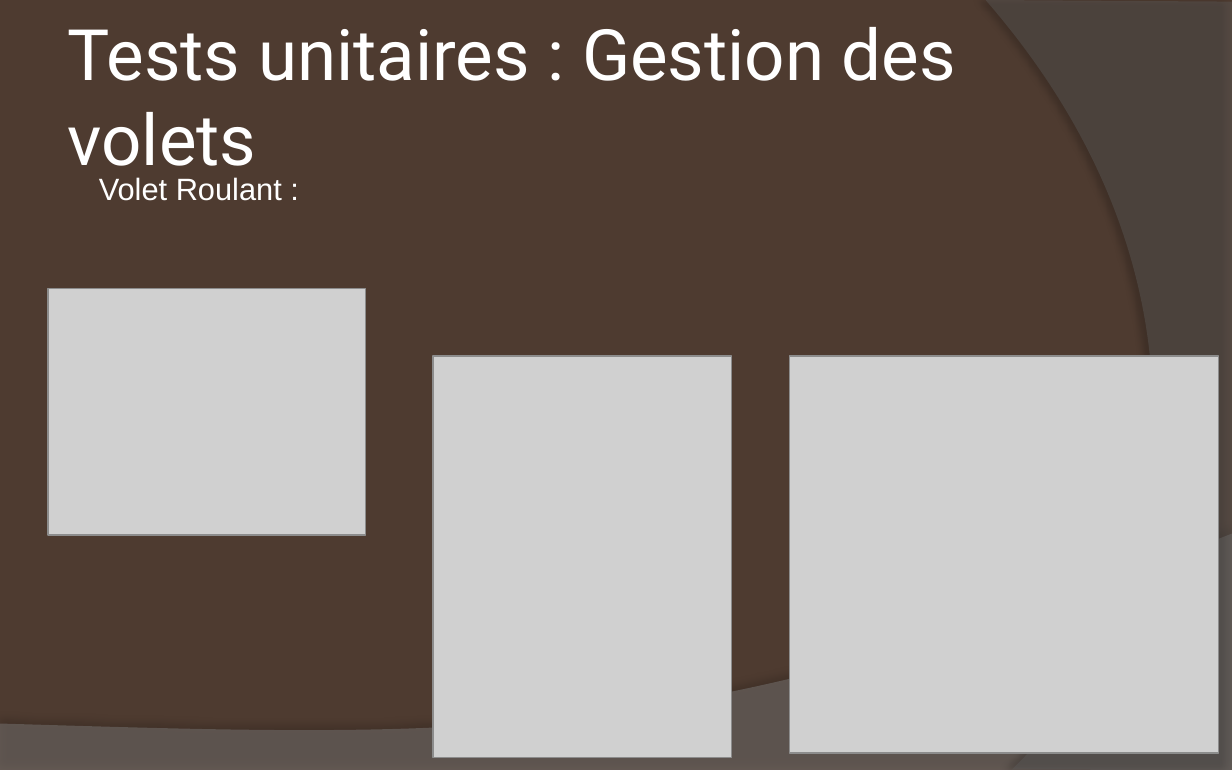
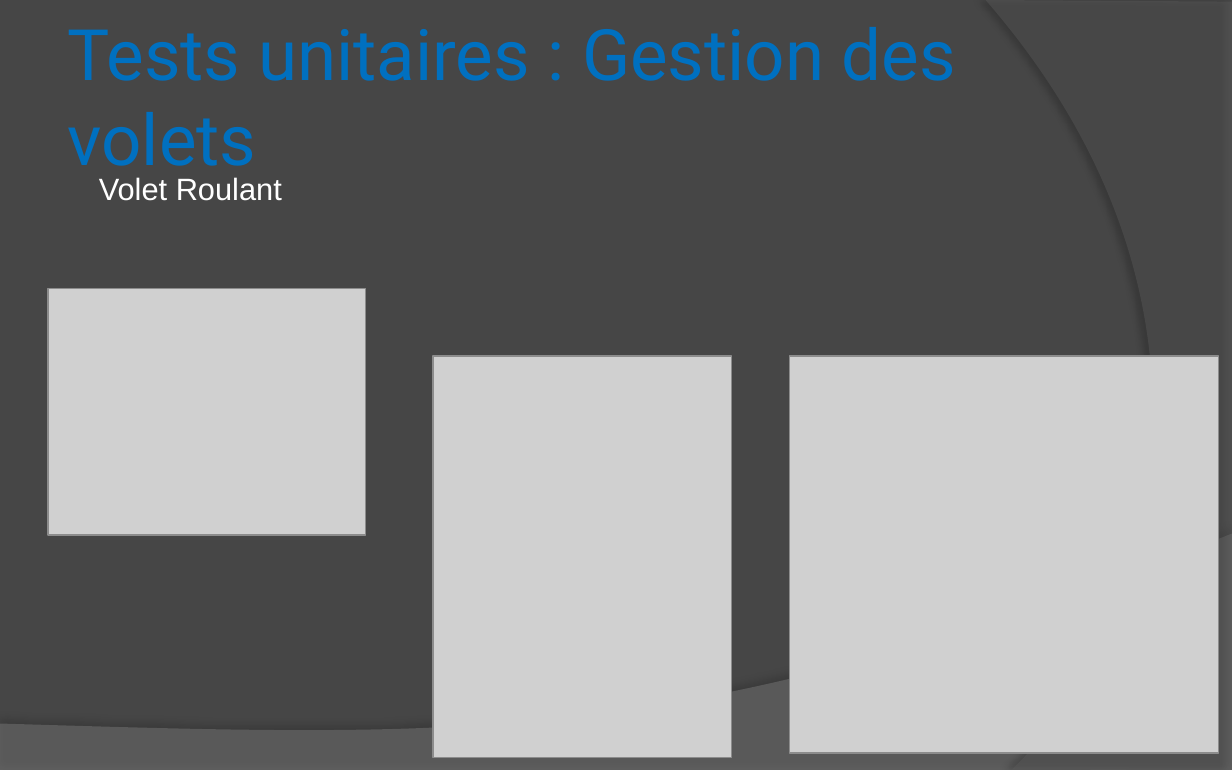
Before and after one commit to DrBalf/domotique_bts_sn_ec_projet, a slide deck: slide 18 of Rapport/Benjamin/RevueDeProjet.pptx. Drawn at 1232x770 pixels with LibreOffice and Linux fonts; fonts in the diff are those of the drawing; grey boxes stand for pictures. Boxes give left, top, right and bottom in pixels: in the first picture for what was removed or moved away, otherwise in the second. Text is boxed around its words. In the diff, an @@ line names an element or a change of style, - is before the commit and + after.

```diff
--- a/Rapport/Benjamin/RevueDeProjet.pptx
+++ b/Rapport/Benjamin/RevueDeProjet.pptx
@@ background #4E3B30 to #464646 @@
@@ title "Tests unitaires : Gestion des ..." at (x1=68, y1=27, x2=956, y2=182): text colour #FFFFFF to #0070C0, letter outline none to #FFFFFF 0.25 pt @@
@@ text at (x1=99, y1=177, x2=282, y2=201): text changed @@
-Volet Roulant :
+Volet Roulant
```
Also in this commit, not shown: 18 other slides changed, 14 other files.
